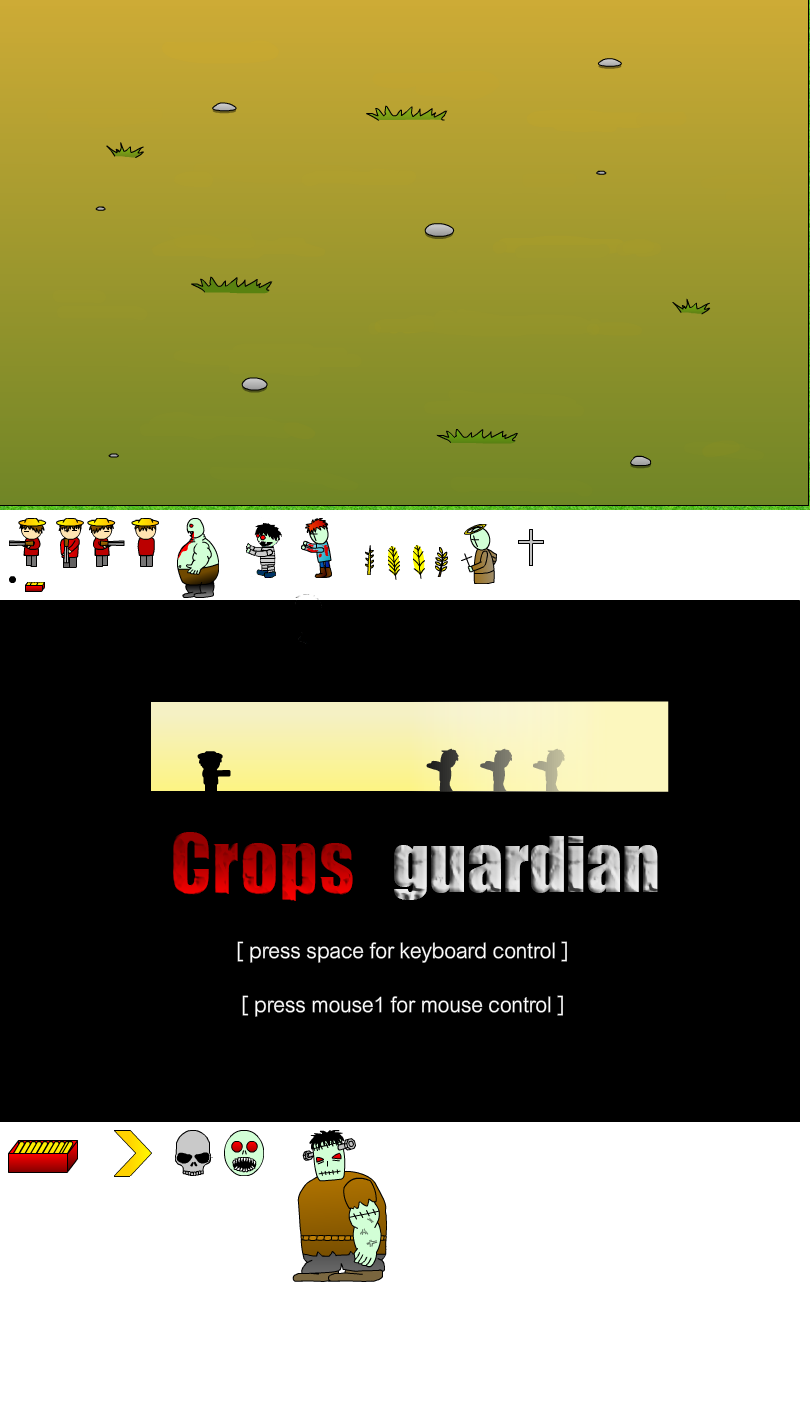
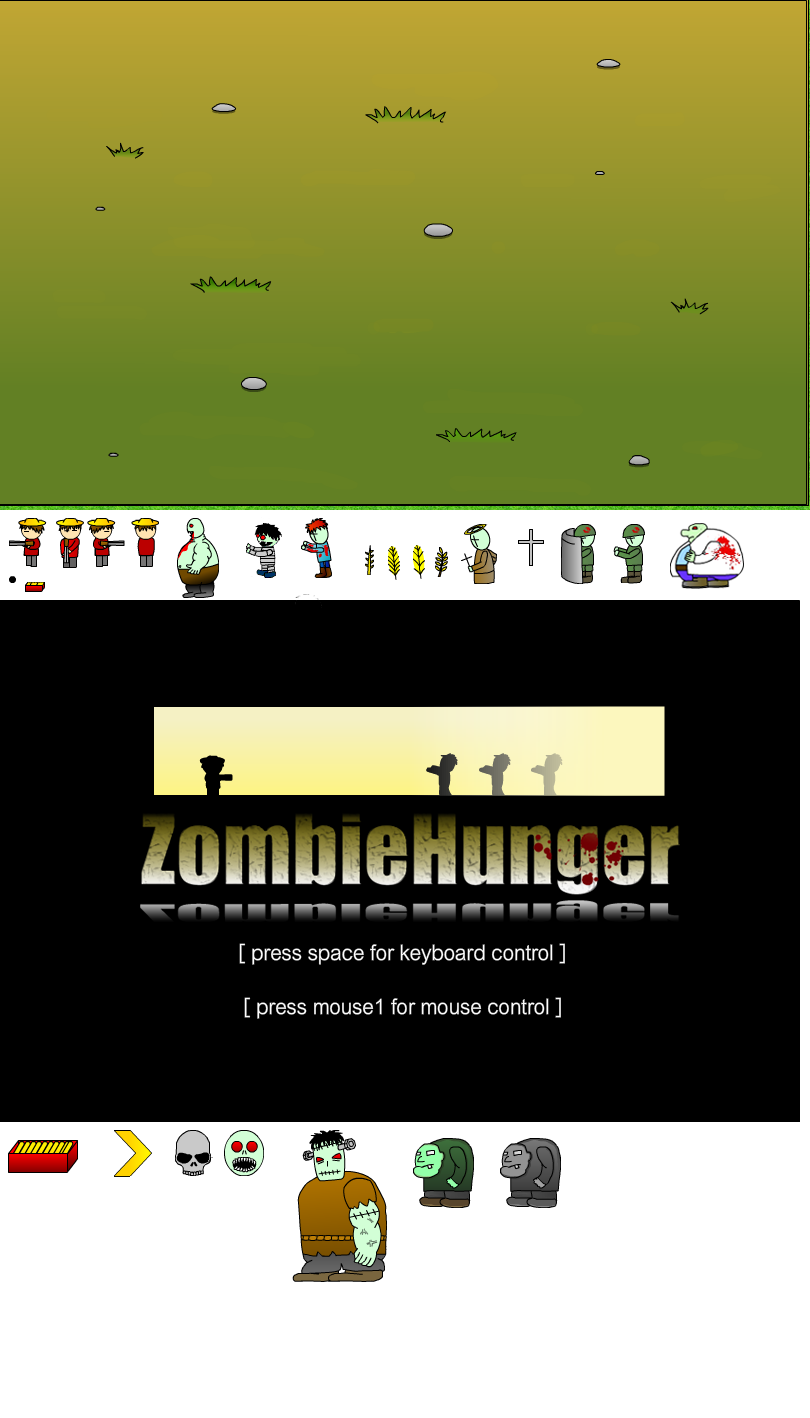
Two versions of the same layered image (810×1418). Layer-by-layer changes:
added layer "maapind7" above "zombiehunger" over left=0, top=0, right=807, bottom=505
added layer "zombiehunger" above "zombie soldier2" over left=140, top=813, right=680, bottom=922
added layer "zombie soldier2" above "MENU" over left=613, top=524, right=645, bottom=584
added layer "MENU" above "zombie orc1" over left=140, top=632, right=680, bottom=1019
added layer "zombie orc1" above "zombie orc" over left=500, top=1138, right=561, bottom=1208
added layer "zombie orc" above "zombie fat" over left=413, top=1138, right=474, bottom=1208
added layer "zombie fat" above "zombie soldier" over left=670, top=523, right=744, bottom=589
added layer "zombie soldier" above "Layer 0" over left=561, top=524, right=642, bottom=584
